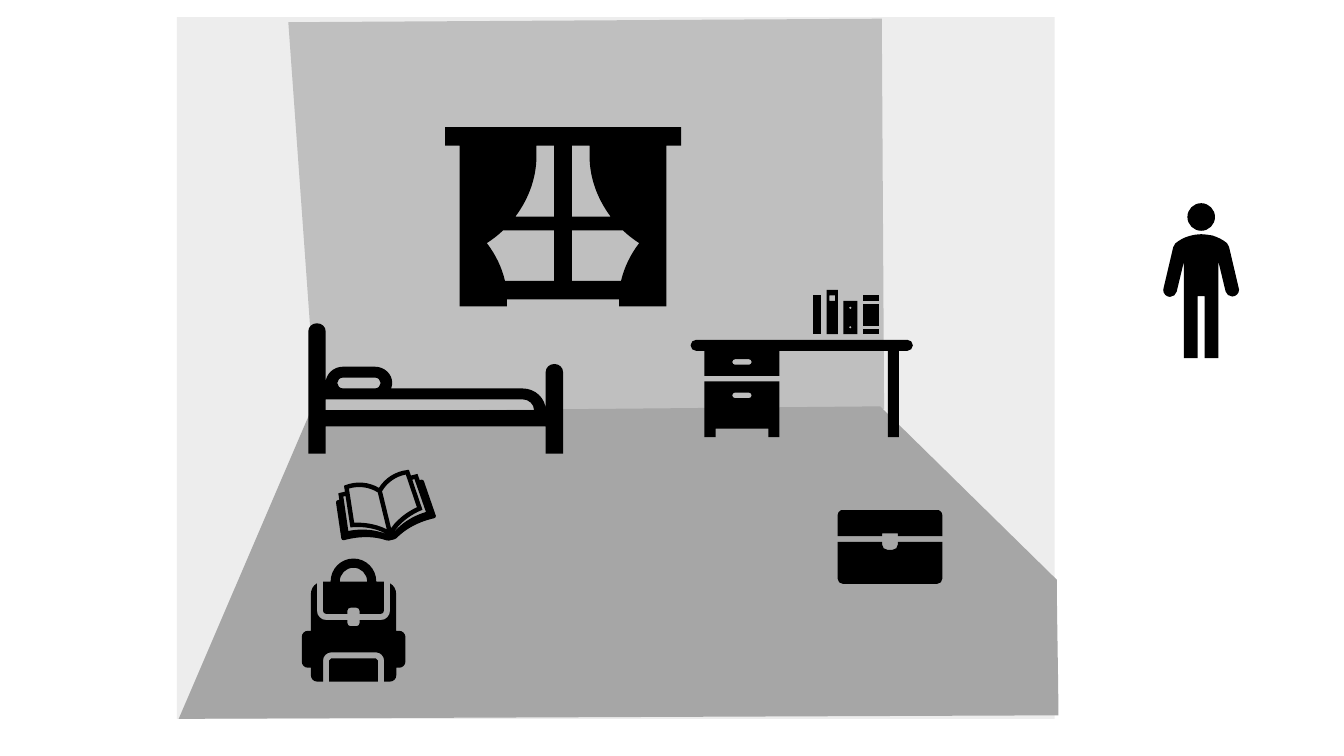
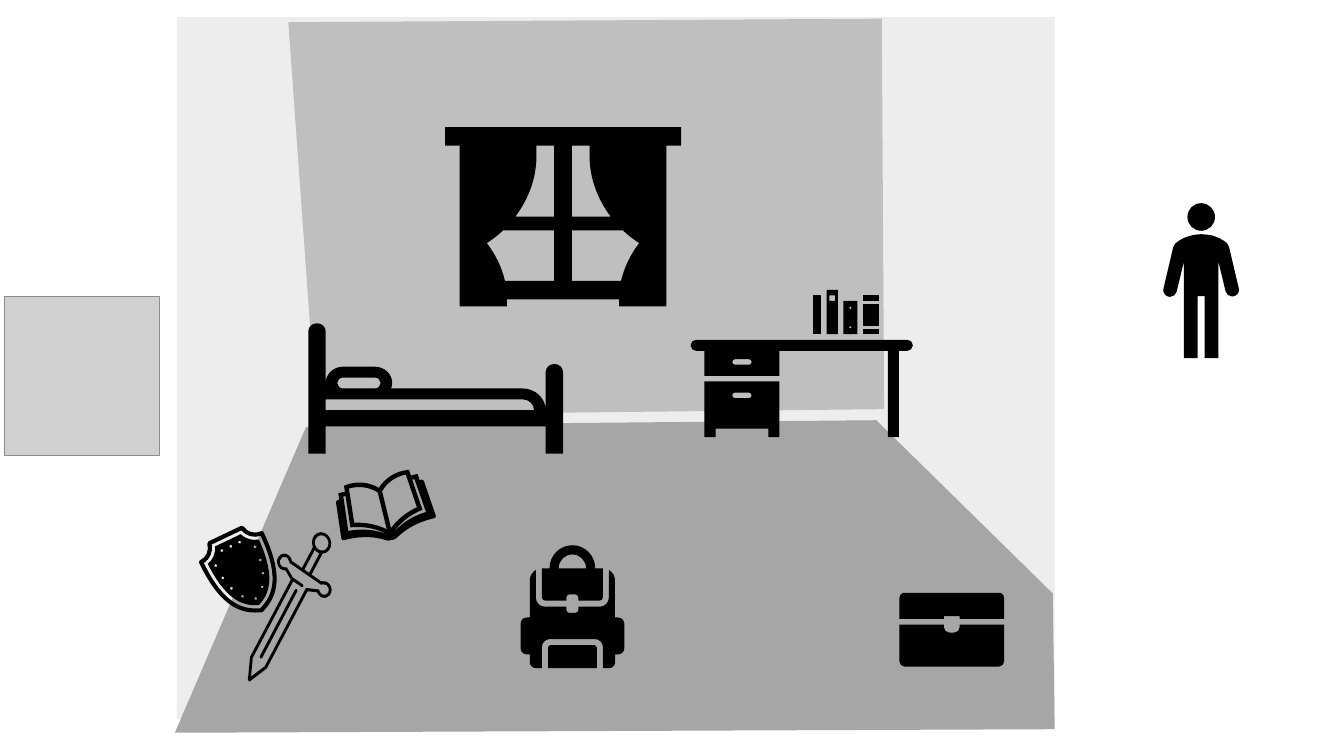
Before and after one commit to AmeliaTYR/SlimeFighter, a slide deck: slide 9 of otherFiles/art.pptx (slide 7 before the commit). Drawn at 1344x756 pixels with LibreOffice and Linux fonts; fonts in the diff are those of the drawing; grey boxes stand for pictures. Boxes give left, top, right and bottom in pixels: in the first picture for what was removed or moved away, otherwise in the second. Text is boxed around its words. In the diff, an @@ line names an element or a change of style, - is before the commit and + after.

```diff
--- a/otherFiles/art.pptx
+++ b/otherFiles/art.pptx
@@ picture added at (4,296,159,457) @@
@@ freeform shape: place and size @@
-freeform shape at (178,406,1059,719)
+freeform shape at (175,420,1056,733)
@@ freeform shape added at (193,518,294,627), fill #000000 @@
@@ freeform shape added at (202,529,284,618), fill #000000 @@
@@ freeform shape added at (218,530,359,681), fill #000000 @@
@@ freeform shape added at (246,588,311,659), fill #000000 @@
@@ 3 freeform shapes: place and size @@
-3 freeform shapes at (301,559,405,682)
+3 freeform shapes at (521,545,625,668)
@@ freeform shape: place and size @@
-freeform shape at (838,510,943,536)
+freeform shape at (899,593,1004,619)
@@ freeform shape: place and size @@
-freeform shape at (838,542,943,585)
+freeform shape at (899,625,1004,667)
```
Also in this commit, not shown: 5 other slides changed, 8 slides added, 35 other files.
